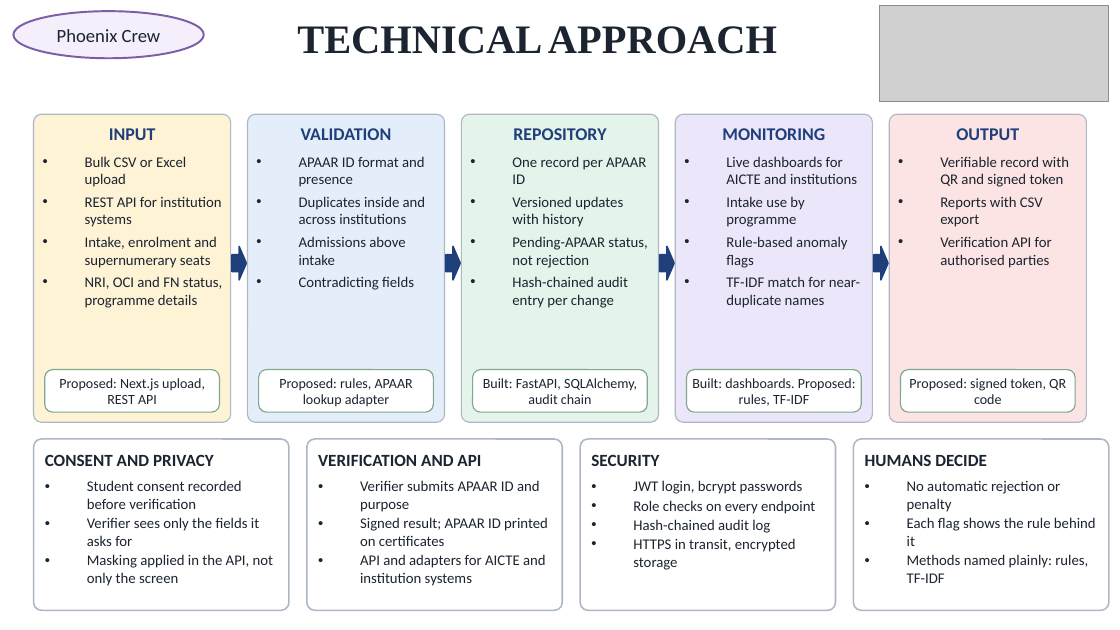
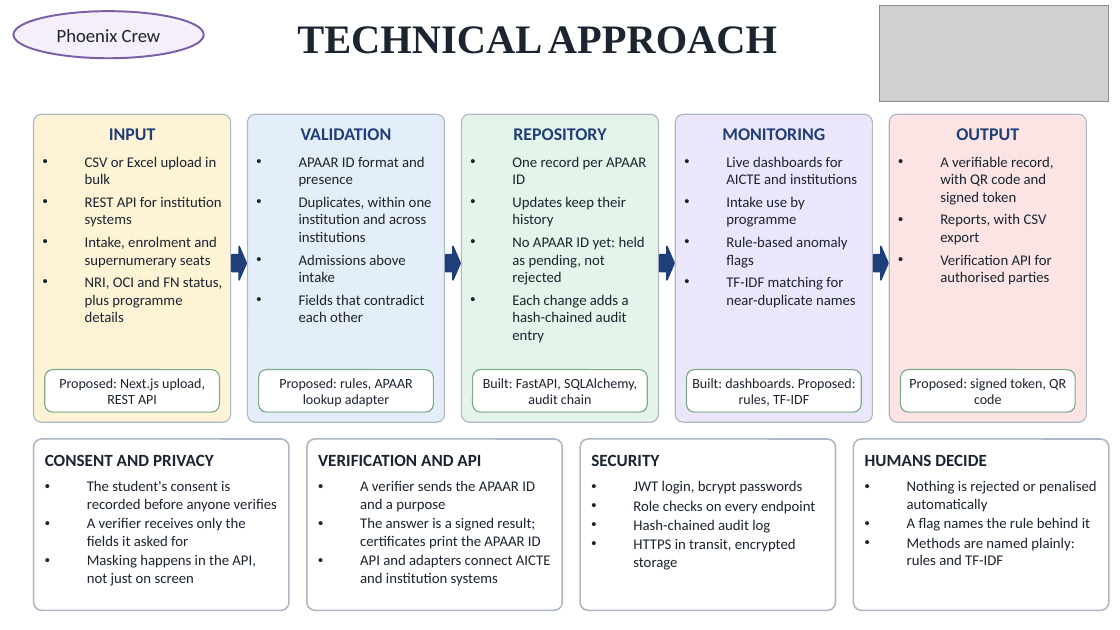
Before and after one commit to Karunesh-18/SIH-AICTE-APAAR, a slide deck: slide 3 of Waymark APAAR SIH 2026 - 6pg.pptx. Drawn at 1120x630 pixels with LibreOffice and Linux fonts; fonts in the diff are those of the drawing; grey boxes stand for pictures. Boxes give left, top, right and bottom in pixels: in the first picture for what was removed or moved away, otherwise in the second. Text is boxed around its words. In the diff, an @@ line names an element or a change of style, - is before the commit and + after.

```diff
--- a/Waymark APAAR SIH 2026 - 6pg.pptx
+++ b/Waymark APAAR SIH 2026 - 6pg.pptx
@@ text at [85,156,216,184]: text changed @@
-• Bulk CSV or Excel upload
+• CSV or Excel upload in bulk
@@ text at [940,156,1053,245]: text changed @@
-• Verifiable record with QR and signed token
-• Reports with CSV export
+• A verifiable record, with QR code and signed token
+• Reports, with CSV export
@@ text at [299,196,432,242]: text changed @@
-• Duplicates inside and across institutions
+• Duplicates, within one institution and across institutions
@@ text at [512,196,645,343]: text changed @@
-• Versioned updates with history
-• Pending-APAAR status, not rejection
-• Hash-chained audit entry per change
+• Updates keep their history
+• No APAAR ID yet: held as pending, not rejected
+• Each change adds a hash-chained audit entry
@@ text at [85,276,222,322]: text changed @@
-• NRI, OCI and FN status, programme details
+• NRI, OCI and FN status, plus programme details
@@ text at [299,294,425,322]: text changed @@
-• Contradicting fields
+• Fields that contradict each other
@@ text at [726,277,856,308]: text changed @@
-• TF-IDF match for near-duplicate names
+• TF-IDF matching for near-duplicate names
@@ text at [87,480,277,586]: text changed @@
-• Student consent recorded before verification
-• Verifier sees only the fields it asks for
-• Masking applied in the API, not only the screen
+• The student's consent is recorded before anyone verifies
+• A verifier receives only the fields it asked for
+• Masking happens in the API, not just on screen
@@ text at [360,480,551,586]: text changed @@
-• Verifier submits APAAR ID and purpose
-• Signed result; APAAR ID printed on certificates
-• API and adapters for AICTE and institution systems
+• A verifier sends the APAAR ID and a purpose
+• The answer is a signed result; certificates print the APAAR ID
+• API and adapters connect AICTE and institution systems
@@ text at [907,480,1096,565]: text changed @@
-• No automatic rejection or penalty
-• Each flag shows the rule behind it
-• Methods named plainly: rules, TF-IDF
+• Nothing is rejected or penalised automatically
+• A flag names the rule behind it
+• Methods are named plainly: rules and TF-IDF
```
Also in this commit, not shown: 4 other slides changed, 2 other files.
